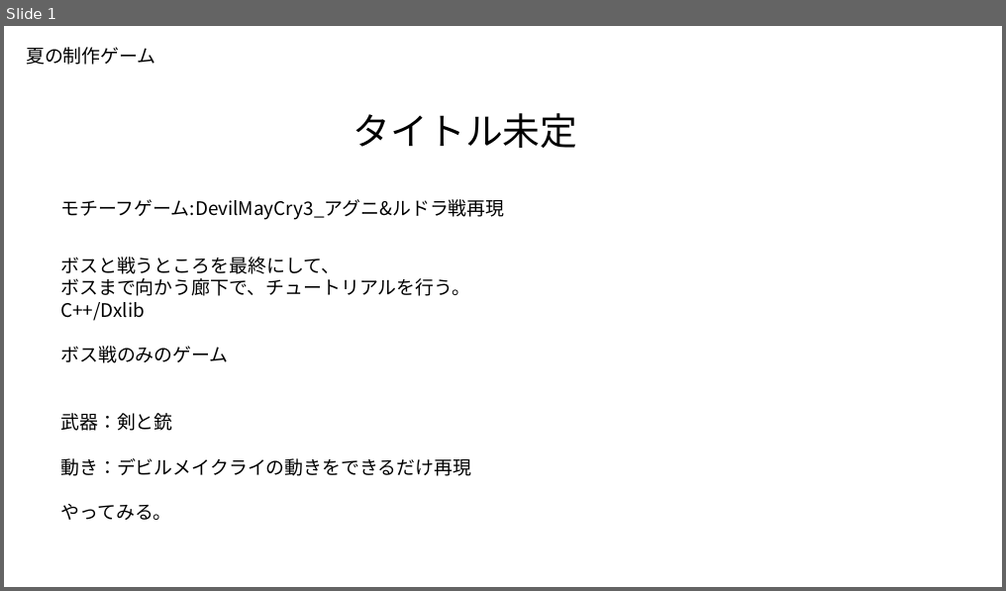
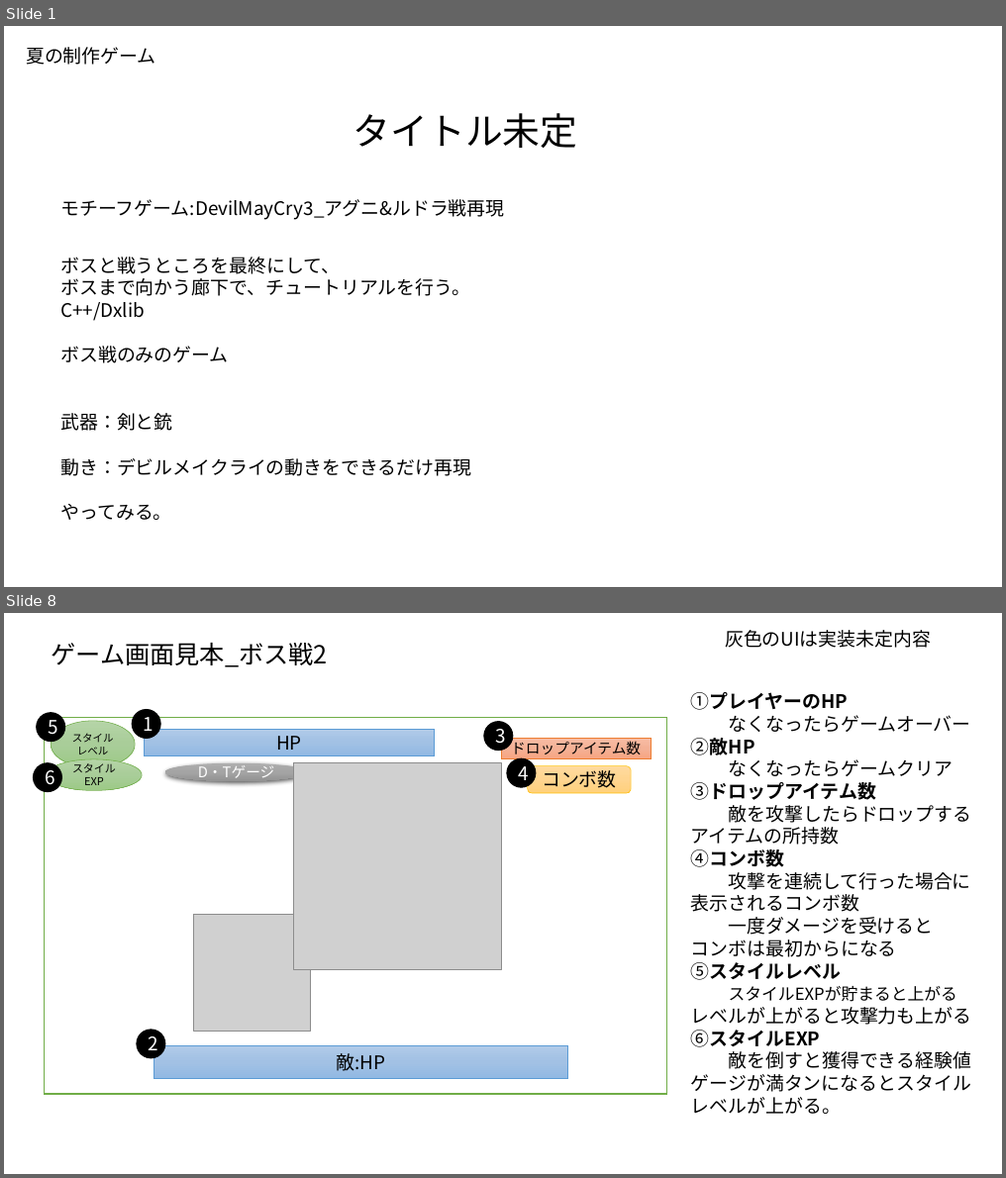
Before and after one commit to kakisawa/ProductionWork, a slide deck: 3DGame_2/川﨑MayCry!_仕様書.pptx. Shown one above the other, each under a label of ours: slide 1 before the commit, slides 1 and 8 after it; the slides between them are not shown. The pictures are 1006x591 and 1006x1178 pixels, drawn with LibreOffice and Linux fonts; fonts in the diff are those of the drawing; grey boxes stand for pictures. Boxes give left, top, right and bottom in pixels: in the first picture for what was removed or moved away, otherwise in the second. Text is boxed around its words. In the diff, an @@ line names an element or a change of style, - is before the commit and + after.

```diff
--- a/3DGame_2/川﨑MayCry!_仕様書.pptx
+++ b/3DGame_2/川﨑MayCry!_仕様書.pptx
@@ slide 8 added at box(4, 613, 1002, 1174), background #FFFFFF @@
@@ text added at box(725, 630, 931, 648), 18 pt, text #000000 @@
+灰色のUIは実装未定内容
@@ text added at box(52, 643, 328, 667), 24 pt, text #000000 @@
+ゲーム画面見本_ボス戦2
@@ text added at box(691, 692, 972, 1114), 18 pt, text #000000 @@
+①プレイヤーのHP
+なくなったらゲームオーバー
+②敵HP
+なくなったらゲームクリア
+③ドロップアイテム数
+敵を攻撃したらドロップするアイテムの所持数
+④コンボ数
+攻撃を連続して行った場合に表示されるコンボ数
+一度ダメージを受けると
+コンボは最初からになる
+⑤スタイルレベル
+スタイルEXPが貯まると上がる
+レベルが上がると攻撃力も上がる
+⑥スタイルEXP
+敵を倒すと獲得できる経験値
+ゲージが満タンになるとスタイルレベルが上がる。
@@ ellipse added at box(37, 713, 64, 741), fill #000000, outline #000000 1 pt, 18 pt, text #FFFFFF @@
+5
@@ rectangle added at box(44, 717, 666, 1094), fill #FFFFFF, outline #70AD47 1 pt @@
@@ ellipse added at box(51, 721, 135, 768), fill gradient #B5D5A7 to #AACE9A to #9CC987, outline #70AD47 0.5 pt, 10 pt, text #000000 @@
+スタイルレベル
@@ ellipse added at box(132, 710, 160, 738), fill #000000, outline #000000 1 pt, 18 pt, text #FFFFFF @@
+1
@@ rectangle added at box(144, 729, 435, 756), fill gradient #B1CBE9 to #A3C1E5 to #93B9E4, outline #5B9BD5 0.5 pt, 18 pt, text #000000 @@
+HP
@@ ellipse added at box(484, 722, 512, 750), fill #000000, outline #000000 1 pt, 18 pt, text #FFFFFF @@
+3
@@ ellipse added at box(47, 760, 143, 791), fill gradient #B5D5A7 to #AACE9A to #9CC987, outline #70AD47 0.5 pt, 10.5 pt, text #000000 @@
+スタイルEXP
@@ rectangle added at box(501, 739, 650, 759), fill gradient #F7BDA5 to #F5B196 to #F8A582, outline #ED7D31 0.5 pt, 14 pt, text #000000 @@
+ドロップアイテム数
@@ ellipse added at box(507, 759, 536, 787), fill #000000, outline #000000 1 pt, 18 pt, text #FFFFFF @@
+4
@@ ellipse added at box(33, 763, 61, 792), fill #000000, outline #000000 1 pt, 18 pt, text #FFFFFF @@
+6
@@ ellipse added at box(165, 763, 307, 781), fill gradient #AFAFAF to #A5A5A5 to #939393, 14 pt, text #FFFFFF @@
+D・Tゲージ
@@ picture added at box(294, 762, 501, 970) @@
@@ rounded rectangle added at box(528, 766, 631, 793), fill gradient #FFDB9E to #FFD590 to #FFD07C, outline #FFC000 0.5 pt, 18 pt, text #000000 @@
+コンボ数
@@ picture added at box(194, 914, 311, 1031) @@
@@ ellipse added at box(137, 1030, 165, 1059), fill #000000, outline #000000 1 pt, 18 pt, text #FFFFFF @@
+2
@@ rectangle added at box(154, 1046, 567, 1079), fill gradient #B1CBE9 to #A3C1E5 to #93B9E4, outline #5B9BD5 0.5 pt, 18 pt, text #000000 @@
+敵:HP
```
Also in this commit, not shown: 2 slides changed, 3 other slides added.
